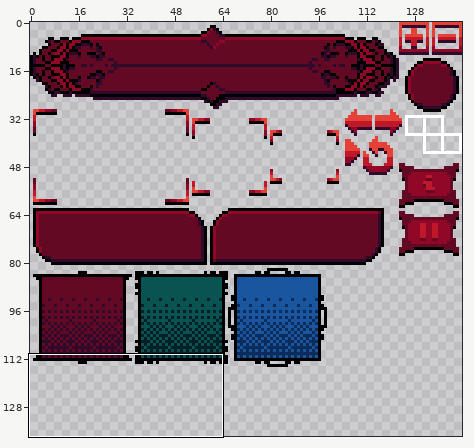
One commit to this pixel-art file: Succubus/Sprites/ButtonsUI.aseprite. The picture above shows the old version from afar; the outline marks the close-up.
Close-up. First the earlier version:
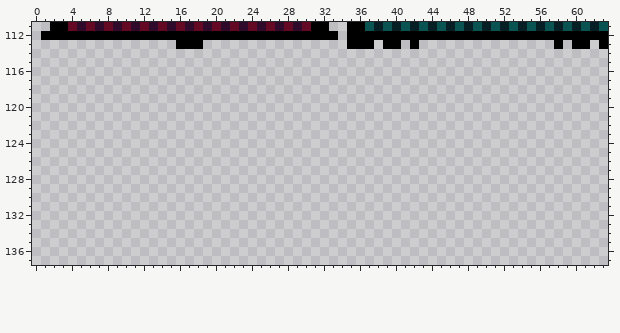
144x144 pixels, 1 frame. Pixels under 10% opacity are left out. Shown: x 0..63, y 111..137. The wide view leaves out empty margins.
The same view after the edit:
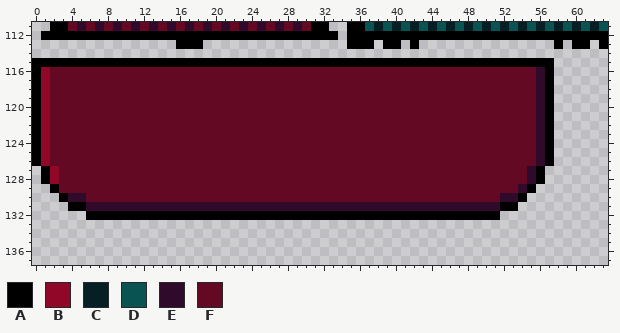
Palette (. is transparent): A #000000  B #910728  C #061f24  D #095353  E #300a2b  F #640924
The exact change:
Changed rows in their new state; - is an unchanged pixel.
first column x 0:
115 AAAAAAAAAAAAAAAAAAAAAAAAAAAAAAAAAAAAAAAAAAAAAAAAAAAAAAAAAA
116 ABFFFFFFFFFFFFFFFFFFFFFFFFFFFFFFFFFFFFFFFFFFFFFFFFFFFFFFEA
117 ABFFFFFFFFFFFFFFFFFFFFFFFFFFFFFFFFFFFFFFFFFFFFFFFFFFFFFFEA
118 ABFFFFFFFFFFFFFFFFFFFFFFFFFFFFFFFFFFFFFFFFFFFFFFFFFFFFFFEA
119 ABFFFFFFFFFFFFFFFFFFFFFFFFFFFFFFFFFFFFFFFFFFFFFFFFFFFFFFEA
120 ABFFFFFFFFFFFFFFFFFFFFFFFFFFFFFFFFFFFFFFFFFFFFFFFFFFFFFFEA
121 ABFFFFFFFFFFFFFFFFFFFFFFFFFFFFFFFFFFFFFFFFFFFFFFFFFFFFFFEA
122 ABFFFFFFFFFFFFFFFFFFFFFFFFFFFFFFFFFFFFFFFFFFFFFFFFFFFFFFEA
123 ABFFFFFFFFFFFFFFFFFFFFFFFFFFFFFFFFFFFFFFFFFFFFFFFFFFFFFFEA
124 ABFFFFFFFFFFFFFFFFFFFFFFFFFFFFFFFFFFFFFFFFFFFFFFFFFFFFFFEA
125 ABFFFFFFFFFFFFFFFFFFFFFFFFFFFFFFFFFFFFFFFFFFFFFFFFFFFFFFEA
126 ABFFFFFFFFFFFFFFFFFFFFFFFFFFFFFFFFFFFFFFFFFFFFFFFFFFFFFFEA
127 -ABFFFFFFFFFFFFFFFFFFFFFFFFFFFFFFFFFFFFFFFFFFFFFFFFFFFFEA-
128 -ABFFFFFFFFFFFFFFFFFFFFFFFFFFFFFFFFFFFFFFFFFFFFFFFFFFFFEA-
129 --AFFFFFFFFFFFFFFFFFFFFFFFFFFFFFFFFFFFFFFFFFFFFFFFFFFFEA--
130 ---AEEFFFFFFFFFFFFFFFFFFFFFFFFFFFFFFFFFFFFFFFFFFFFFFEEA---
131 ----AAEEEEEEEEEEEEEEEEEEEEEEEEEEEEEEEEEEEEEEEEEEEEEEAA----
132 ------AAAAAAAAAAAAAAAAAAAAAAAAAAAAAAAAAAAAAAAAAAAAAA------
Pixel boxes of the changes (left, top, right, bottom) in both close-ups:
added: (32, 58, 554, 220)
